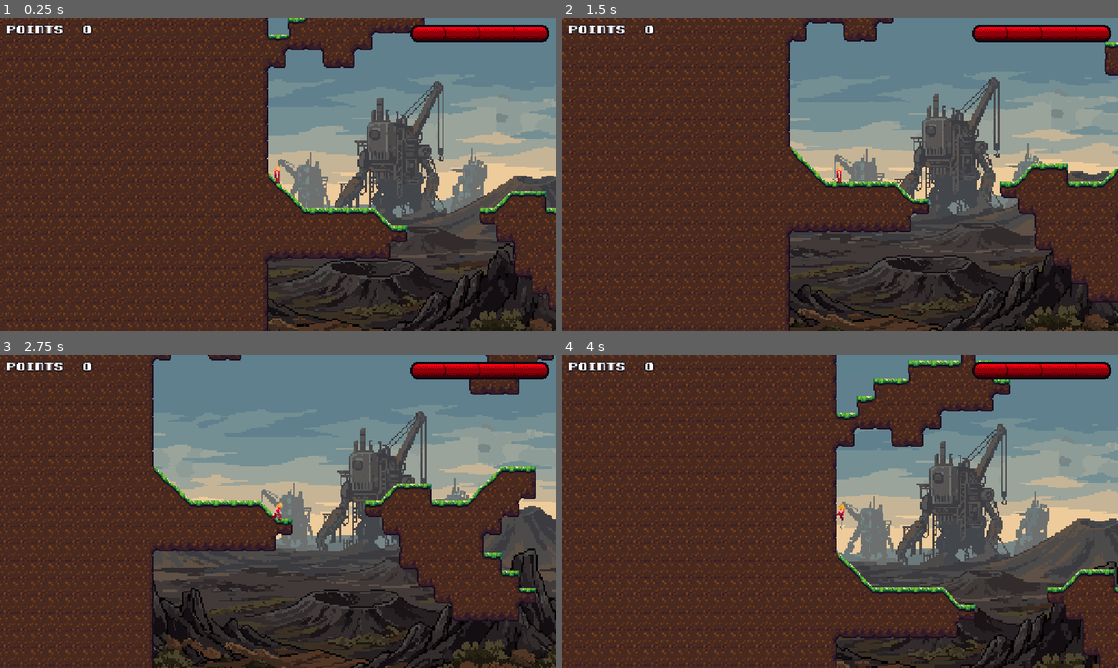
Above: before the commit, frames 1-4 (two rows, left to right).
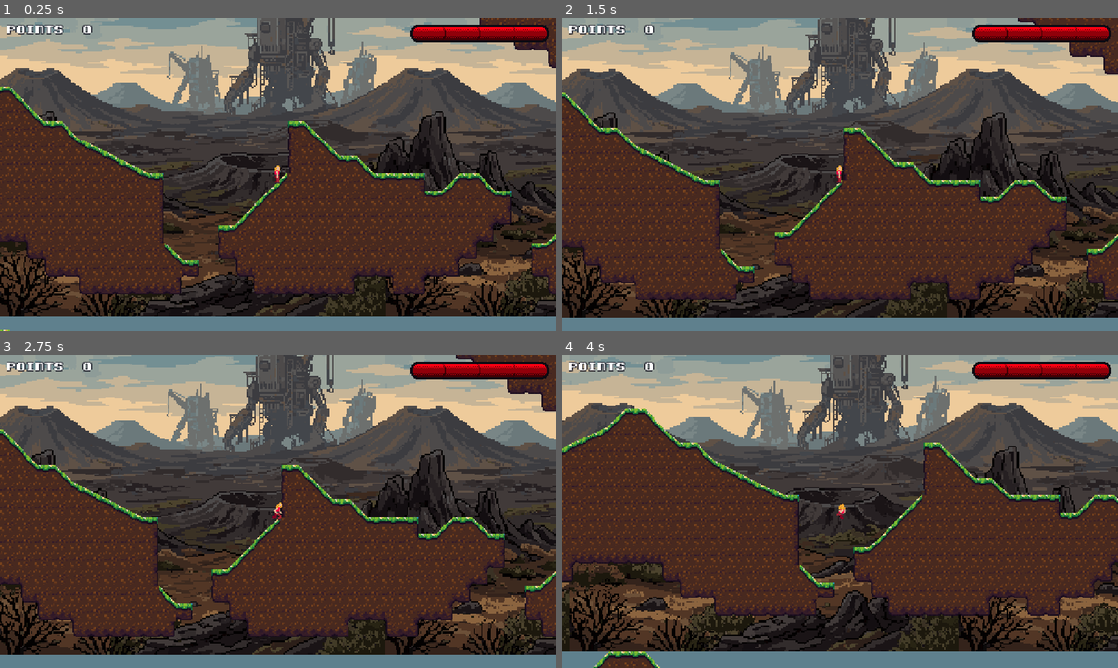
Above: after the commit, the same moments.

Repository: cygnuszwaan/objon
Game: Godot game, scene res://scenes/levels/level_1-1.tscn
The game is run twice, just before and just after one commit, with the same random seed, the same clock (stepped at 60 frames per second) and the same inputs.
Inputs (mouse positions are in pixels of both pictures, inside the frame that each line leads up to):
- Up to frame 1 (0.25 s): no input
- Up to frame 2 (1.5 s): tap Enter at 0.5 s; move the mouse to (962, 158) at 0.52 s; hold D (move_right) 0.53-1.25 s; hold S (crouch) 0.53-1.25 s; click (962, 158) at 0.67 s; tap Space (jump) at 0.77 s; drag from (728, 190) to (845, 174) at 1.27 s
- Up to frame 3 (2.75 s): tap R (restart) at 2 s; move the mouse to (333, 442) at 2.02 s; hold D (move_right) from 2.03 s (still down); tap F at 2.1 s
- Up to frame 4 (4 s): release D (move_right) at 2.75 s; drag from (812, 574) to (673, 464) at 2.77 s; tap R (restart) at 3.5 s; move the mouse to (1006, 558) at 3.52 s; hold A (move_left) from 3.53 s (still down); tap J (kick) at 3.6 s; tap Space (jump) at 3.77 s

The runs differ from the first frame. In frame 1, 70% of the frame differs, in the area x 0-100%, y 0-100%; in frame 2, 72%; in frame 3, 73%; in frame 4, 73%.

Commit message:
hang bug setup

Diff:
--- a/scenes/levels/level_1-1.tscn
+++ b/scenes/levels/level_1-1.tscn
@@ -54,7 +54,7 @@
 
 [node name="Player" parent="." unique_id=61703917 instance=ExtResource("8_y0ep0")]
 z_index = 1
-position = Vector2(328, 244)
+position = Vector2(1000, 908)
 
 [node name="Collectibles" type="Node" parent="." unique_id=872633615]
 
Not shown, changed: .DS_Store
